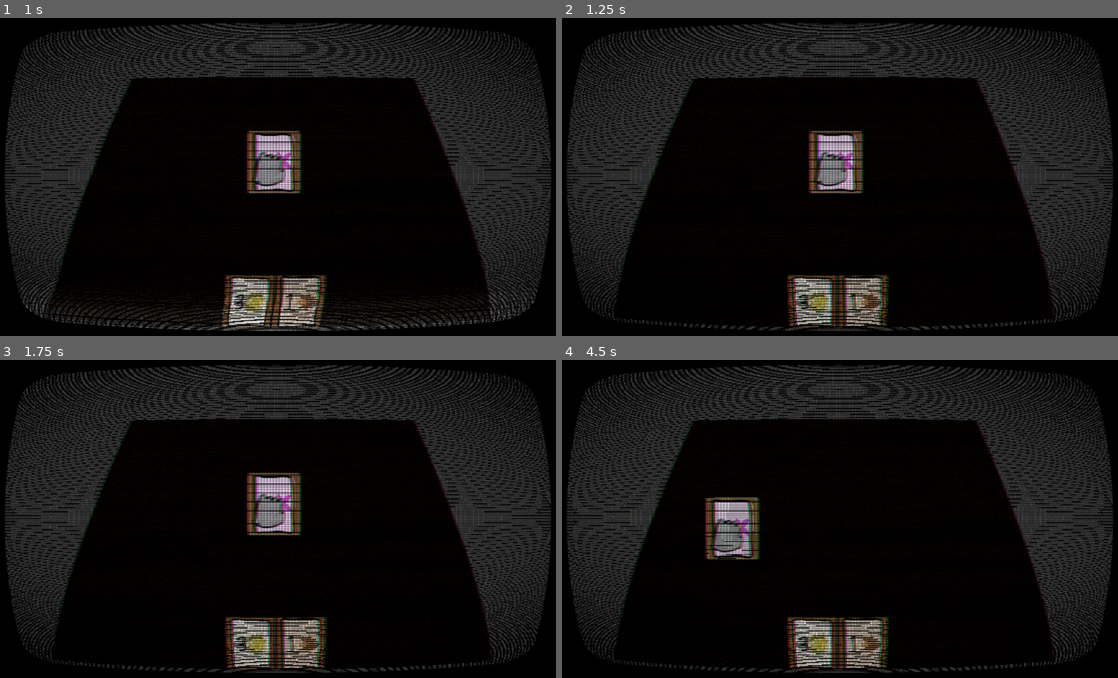
Above: before the commit, frames 1-4 (two rows, left to right).
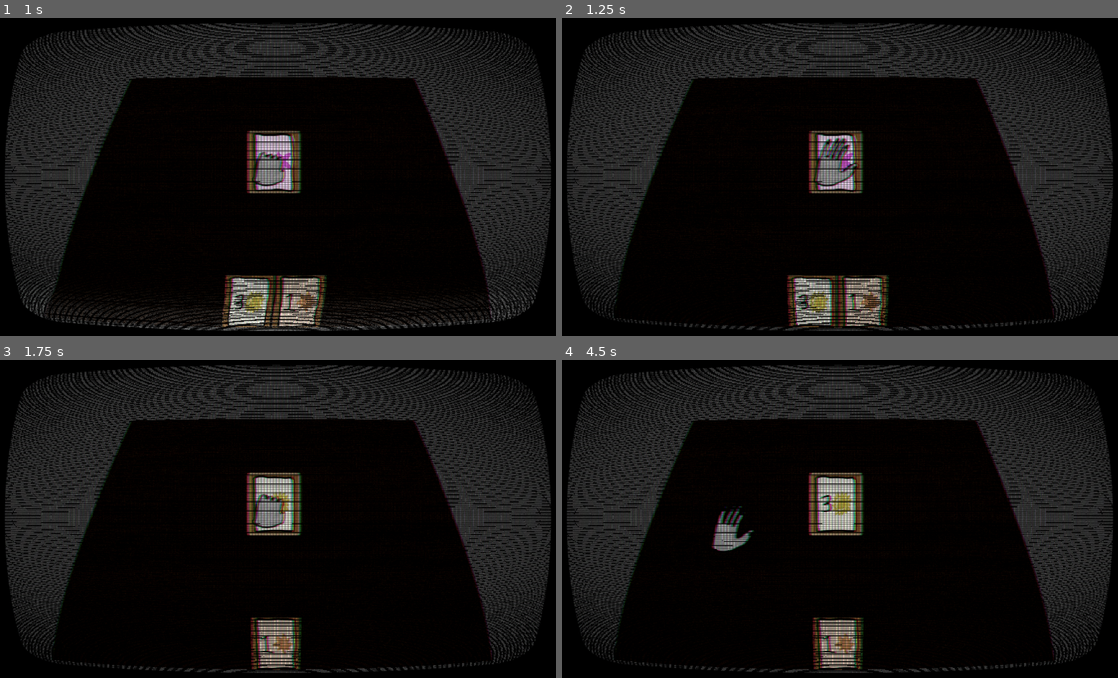
Above: after the commit, the same moments.

Repository: ftekverk/sellyourlife
Game: Godot game, scene res://our_development/barrett_dev.tscn
Same seed, same stepped clock (60 frames per second), same inputs: the game is played once before the commit and once after it. The project has no main scene, so this scene is started directly.
Inputs (mouse positions are in pixels of both pictures, inside the frame that each line leads up to):
- Up to frame 1 (1 s): drag from (222, 307) to (272, 161) at 0.52 s
- Up to frame 2 (1.25 s): no input
- Up to frame 3 (1.75 s): drag from (250, 649) to (272, 503) at 1.27 s
- Up to frame 4 (4.5 s): move the mouse to (862, 649) at 2.02 s; press the mouse at (862, 649) at 2.03 s; release the mouse at (862, 649) at 2.75 s; drag from (862, 649) to (667, 468) at 2.77 s; move the mouse to (1012, 566) at 3.52 s; press the mouse at (1012, 566) at 3.53 s; release the mouse at (1012, 566) at 4.25 s; tap Enter at 4.25 s; drag from (667, 468) to (862, 649) at 4.27 s

Frame 1 is identical in both runs. In frame 2, 0.5% of the frame differs, in the area x 45-54%, y 37-53%; in frame 3, 2.9%; in frame 4, 5.7%, in the area x 25-59%, y 35-98%.
Error before the commit: Parse Error: Identifier "card_played" not declared in the current scope. (res://card_stuff/card_UI/card_states/card_released_state.gd:21)

Commit message:
don't use this

Diff:
--- a/card_stuff/card_UI/cardUI.tscn
+++ b/card_stuff/card_UI/cardUI.tscn
@@ -4,7 +4,7 @@
 [ext_resource type="Script" path="res://card_stuff/scripts/cardUI.gd" id="2_qr05n"]
 [ext_resource type="StyleBox" uid="uid://cx8wt73pt3lqi" path="res://card_stuff/card_UI/card_dragging_stylebox.tres" id="3_tc0kw"]
 [ext_resource type="Script" path="res://card_stuff/card_UI/card_state_machine.gd" id="3_uvuw7"]
-[ext_resource type="Texture2D" uid="uid://budipl00muh1k" path="res://Art/Fall/Fall_1.png" id="3_wlx1y"]
+[ext_resource type="Texture2D" uid="uid://budipl00muh1k" path="res://art/Fall/Fall_1.png" id="3_wlx1y"]
 [ext_resource type="Script" path="res://card_stuff/card_UI/card_states/card_base_state.gd" id="4_rwgrc"]
 [ext_resource type="Script" path="res://card_stuff/card_UI/card_states/card_clicked_state.gd" id="5_5axm7"]
 [ext_resource type="Script" path="res://card_stuff/card_UI/card_states/card_dragging_state.gd" id="6_mm7sx"]
--- a/card_stuff/card_UI/card_states/card_released_state.gd
+++ b/card_stuff/card_UI/card_states/card_released_state.gd
@@ -2,6 +2,8 @@
 
 @onready var cursor = get_tree().get_root().get_node("Game/Hand/Cursor")
 var played: bool
+
+signal card_played
 
 
 func enter() -> void:
--- a/our_development/finn_dev.tscn
+++ b/our_development/finn_dev.tscn
@@ -1,9 +1,9 @@
-[gd_scene load_steps=4 format=3 uid="uid://xykbiayrbwov"]
+[gd_scene load_steps=6 format=3 uid="uid://xykbiayrbwov"]
 
 [ext_resource type="Script" path="res://card_stuff/card_UI/hand.gd" id="1_5bxl1"]
 [ext_resource type="PackedScene" uid="uid://j03qq3pjthgg" path="res://objects/table.tscn" id="1_37rfs"]
-[ext_resource type="Script" path="res://card_stuff/scripts/dealer.gd" id="3_8psdq"]
-[ext_resource type="PackedScene" uid="uid://dcm3xy81bc5ct" path="res://objects/game_handler.tscn" id="4_7ipb1"]
+[ext_resource type="PackedScene" uid="uid://dugma25fr70wi" path="res://objects/dealer.tscn" id="3_0mbe6"]
+[ext_resource type="PackedScene" uid="uid://dcm3xy81bc5ct" path="res://objects/game_handler.tscn" id="4_xc36o"]
 
 [sub_resource type="RectangleShape2D" id="RectangleShape2D_6og4o"]
 size = Vector2(839, 211)
@@ -38,3 +38,7 @@
 z_index = -10
 position = Vector2(566, 386)
 scale = Vector2(0.8, 0.8)
+
+[node name="Dealer" parent="." instance=ExtResource("3_0mbe6")]
+
+[node name="GameHandler" parent="." instance=ExtResource("4_xc36o")]
Not shown, changed: Art/Fall/Fall_1.png.import
Not shown, changed: Art/Fall/Fall_10.png.import
Not shown, changed: Art/Fall/Fall_11.png.import
Not shown, changed: Art/Fall/Fall_12.png.import
Not shown, changed: Art/Fall/Fall_13.png.import
Not shown, changed: Art/Fall/Fall_14.png.import
Not shown, changed: Art/Fall/Fall_2.png.import
Not shown, changed: Art/Fall/Fall_3.png.import
Not shown, changed: Art/Fall/Fall_4.png.import
Not shown, changed: Art/Fall/Fall_5.png.import
Not shown, changed: Art/Fall/Fall_6.png.import
Not shown, changed: Art/Fall/Fall_7.png.import
(and 50 more such lines)
